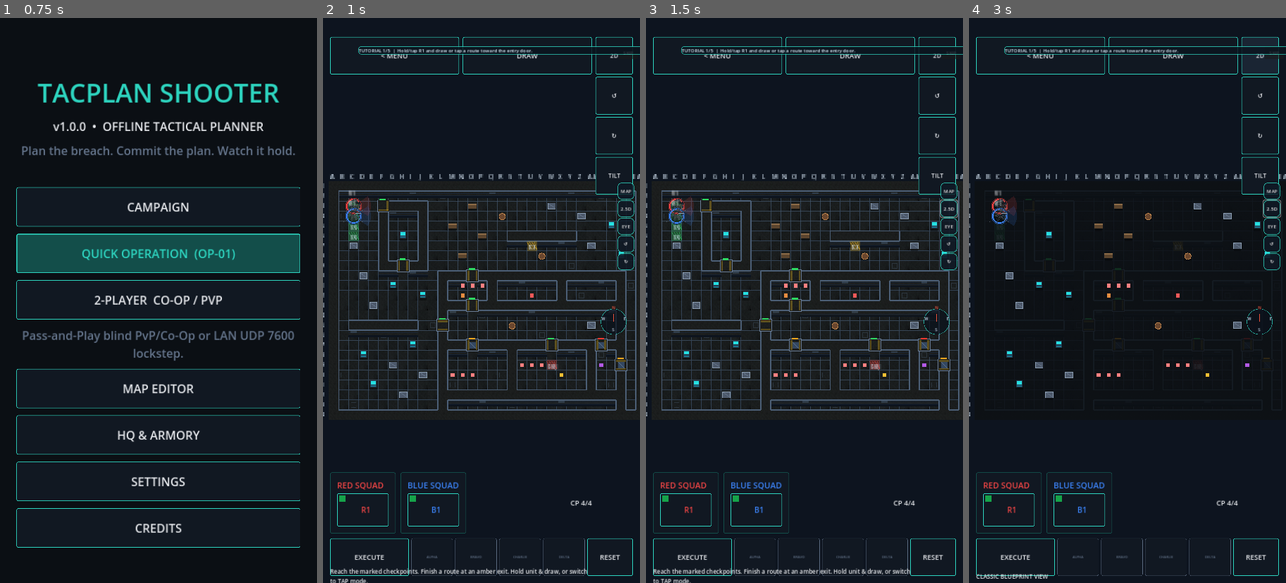
Above: before the commit, frames 1-4 (left to right).
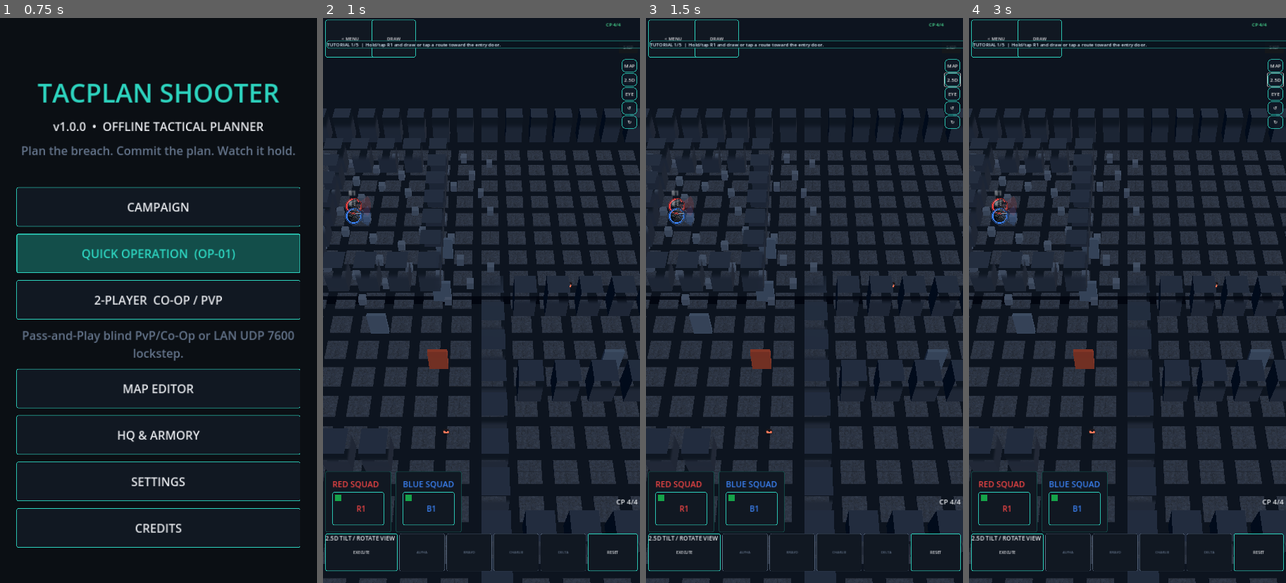
Above: after the commit, the same moments.

Repository: GhostMan612/TacPlanShooter
Game: Godot game, scene res://scenes/splash.tscn
Same seed, same stepped clock (60 frames per second), same inputs: the game is played once before the commit and once after it.
Inputs (mouse positions are in pixels of both pictures, inside the frame that each line leads up to):
- Up to frame 1 (0.75 s): tap Enter at 0.5 s; move the mouse to (228, 272) at 0.52 s; hold Right (ui_right) from 0.53 s (still down); click (228, 272) at 0.67 s
- Up to frame 2 (1 s): keep holding Right (ui_right)
- Up to frame 3 (1.5 s): release Right (ui_right) at 1.25 s; click "2.5D" at 1.25 s
- Up to frame 4 (3 s): click (1260, 57) at 2 s, where only the run before the commit has a clickable "2D"; click "2.5D" at 2.75 s

Frame 1 is identical in both runs. In frame 2, 42% of the frame differs, in the area x 0-100%, y 0-100%; in frame 3, 42%; in frame 4, 41%.

Commit message:
fix(ui): boot into 3D on device, remove duplicate right-edge buttons, compact top/bottom bars, no gridlines, clean tutorial placement (7 screenshot bugs)

Diff:
--- a/scripts/planning/map_renderer.gd
+++ b/scripts/planning/map_renderer.gd
@@ -132,8 +132,6 @@
 	for y in range(h):
 		for x in range(w):
 			_draw_plate(Vector2i(x, y), s)
-	if show_overlay and _is_planning_phase():
-		_draw_grid(w, h, s)
 	for y in range(h):
 		for x in range(w):
 			var c := Vector2i(x, y)
@@ -159,20 +157,9 @@
 		var src := Rect2(float((h & 1) * 16), 16.0, 16.0, 16.0)
 		var tint := Color(0.94, 0.96, 1.0, 1.0) if (h & 2) == 0 else Color(0.86, 0.90, 0.95, 1.0)
 		draw_texture_rect_region(hd_atlas, r, src, hd_modulate * tint)
-	draw_line(r.position, Vector2(r.end.x, r.position.y), BEVEL_HI, 1.0)
-	draw_line(r.position, Vector2(r.position.x, r.end.y), BEVEL_HI, 1.0)
-	draw_line(Vector2(r.position.x, r.end.y), r.end, BEVEL_LO, 1.0)
-	draw_line(Vector2(r.end.x, r.position.y), r.end, BEVEL_LO, 1.0)
 	var h := (c.x * 73856093) ^ (c.y * 19349663)
 	if (h & 15) == 0:
 		draw_rect(r.grow(-4.0), Color(0.30, 0.38, 0.46, 0.35), false, 1.0)
-
-
-func _draw_grid(w: int, h: int, s: float) -> void:
-	for x in range(w + 1):
-		draw_line(Vector2(x * s, 0), Vector2(x * s, h * s), grid_color, 1.0)
-	for y in range(h + 1):
-		draw_line(Vector2(0, y * s), Vector2(w * s, y * s), grid_color, 1.0)
 
 
 func _draw_wall(c: Vector2i, s: float) -> void:
--- a/scripts/planning/planning_root.gd
+++ b/scripts/planning/planning_root.gd
@@ -64,6 +64,7 @@
 var _result_view: AarScreen = null
 var _pending_go_codes: Array[StringName] = []
 var _status_label: Label = null
+var _cpu_label: Label = null
 var map_source := ""
 var _hud: HBoxContainer = null
 var _menu_button: Button = null
@@ -174,6 +175,8 @@
 	for i in range(spawn_cells.size()):
 		squads.add_member(_assigned_squad_for(i), i)
 	_setup_hud()
+	if view3d != null and not view3d.is_active() and DisplayServer.get_name() != "headless":
+		_toggle_view3d()
 	_apply_turn_controllability()
 	_set_phase_controls(false)
 	print("[TacPlan] planning map=%s size=%dx%d floors=%d" % [map_source, map.width_cells, map.height_cells, map.floor_count])
@@ -364,14 +367,14 @@
 
 func _configure_tokens(pal: Dictionary) -> void:
 	var sprite_paths: Array[String] = ["res://assets/sprites/op_pointman.png", "res://assets/sprites/op_breacher.png", "res://assets/sprites/op_heavy.png", "res://assets/sprites/op_tech.png"]
+	var ink: Color = pal.get("ink", Color.WHITE) as Color
 	for token in controller.tokens:
 		var squad := squad_hud.squad_of(token.op_id)
-		token.configure(PlanBoard.squad_color(squad), squad_hud.callsign(token.op_id), pal["ink"])
+		token.configure(PlanBoard.squad_color(squad), squad_hud.callsign(token.op_id), ink)
 		var sp: String = sprite_paths[posmod(token.op_id, sprite_paths.size())]
-		if ResourceLoader.exists(sp):
-			var tex := ResourceLoader.load(sp, "Texture2D") as Texture2D
-			if tex != null:
-				token.set_sprite(tex)
+		var tex := ResourceLoader.load(sp, "Texture2D") as Texture2D
+		if tex != null:
+			token.set_sprite(tex)
 
 
 func _setup_hud() -> void:
@@ -398,22 +401,11 @@
 	_floor_button.add_theme_font_size_override("font_size", 24)
 	_floor_button.visible = map.floor_count > 1
 	_hud_canvas.add_child(_floor_button)
-	_view_bar = VBoxContainer.new()
-	_view_bar.name = "ViewControls"
-	_view_bar.mouse_filter = Control.MOUSE_FILTER_IGNORE
-	_view_bar.add_theme_constant_override("separation", 8)
-	_hud_canvas.add_child(_view_bar)
-	_view_button = UiKit.button("2D", _toggle_view3d, settings)
-	_yaw_ccw_button = UiKit.button("↺", _on_yaw_ccw, settings)
-	_yaw_cw_button = UiKit.button("↻", _on_yaw_cw, settings)
-	_pitch_button = UiKit.button("TILT", _on_pitch_cycle, settings)
-	for b in [_view_button, _yaw_ccw_button, _yaw_cw_button, _pitch_button]:
-		b.add_theme_font_size_override("font_size", 20)
-		_view_bar.add_child(b)
+	_view_bar = null
 	_hud = HBoxContainer.new()
 	_hud.name = "ActionBar"
 	_hud.mouse_filter = Control.MOUSE_FILTER_IGNORE
-	_hud.add_theme_constant_override("separation", 8)
+	_hud.add_theme_constant_override("separation", 6)
 	_hud_canvas.add_child(_hud)
 	_execute_button = UiKit.button("EXECUTE", _on_execute_pressed, settings)
 	_alpha_button = UiKit.button("ALPHA", _on_alpha_pressed, settings)
@@ -421,11 +413,12 @@
 	_charlie_button = UiKit.button("CHARLIE", _on_charlie_pressed, settings)
 	_delta_button = UiKit.button("DELTA", _on_delta_pressed, settings)
 	_reset_button = UiKit.button("RESET", _on_reset_pressed, settings)
-	_execute_button.size_flags_stretch_ratio = 1.9
+	_execute_button.size_flags_stretch_ratio = 1.6
 	_reset_button.size_flags_stretch_ratio = 1.1
 	for b in [_execute_button, _alpha_button, _bravo_button, _charlie_button, _delta_button, _reset_button]:
-		b.add_theme_font_size_override("font_size", 24)
-		b.clip_text = true
+		b.add_theme_font_size_override("font_size", 13 if b == _execute_button or b == _reset_button else 11)
+		b.clip_text = false
+		b.size_flags_horizontal = Control.SIZE_EXPAND_FILL
 		_hud.add_child(b)
 	_status_label = Label.new()
 	_status_label.name = "Status"
@@ -443,8 +436,9 @@
 	_hud_canvas.add_child(squad_hud)
 	squad_hud.apply_palette(_tm.palette())
 	squad_hud.refresh(world)
-	for c in [_menu_button, _mode_button, _floor_button, _hud, squad_hud, _status_label, _node_menu, _view_bar]:
-		(c as Control).theme = _tm.applied_theme
+	for c in [_menu_button, _mode_button, _floor_button, _hud, squad_hud, _status_label, _node_menu]:
+		if c != null:
+			(c as Control).theme = _tm.applied_theme
 	_configure_tokens(_tm.palette())
 	_place_hud()
 
@@ -453,37 +447,45 @@
 	if _hud == null:
 		return
 	var vp: Vector2 = get_viewport_rect().size
-	var bar_h := float(ThemeManager.touch_min(_tm != null and _tm.accessible_scaling))
-	var margin := 24.0
-	_hud.position = Vector2(margin, vp.y - bar_h - margin)
-	_hud.size = Vector2(vp.x - margin * 2.0, bar_h)
-	var right_col: float = bar_h + 12.0 if _view_bar != null else 0.0
-	var row_w := vp.x - margin * 2.0 - right_col
-	if _view_bar != null:
-		_view_bar.position = Vector2(vp.x - margin - bar_h, 64.0)
-		_view_bar.size = Vector2(bar_h, bar_h * 4.0 + 24.0)
-	var multi := _floor_button != null and _floor_button.visible
-	var btn_w := (row_w - (24.0 if multi else 12.0)) / (3.0 if multi else 2.0)
-	var cur_x := margin
+	var margin := 8.0
+	var top_h := 56.0
+	var dock_h := 176.0
+	var row_w := vp.x - margin * 2.0
+	_hud.position = Vector2(margin, vp.y - dock_h + 8.0)
+	_hud.size = Vector2(row_w, 64.0)
+	_hud.add_theme_constant_override("separation", 6)
+	for b in [_execute_button, _alpha_button, _bravo_button, _charlie_button, _delta_button, _reset_button]:
+		if b != null:
+			b.size_flags_horizontal = Control.SIZE_EXPAND_FILL
+			b.clip_text = false
 	if _menu_button != null:
-		_menu_button.position = Vector2(cur_x, 64.0)
-		_menu_button.size = Vector2(btn_w, bar_h)
-		cur_x += btn_w + 12.0
+		_menu_button.position = Vector2(margin, 6.0)
+		_menu_button.size = Vector2(150.0, top_h)
 	if _mode_button != null:
-		_mode_button.position = Vector2(cur_x, 64.0)
-		_mode_button.size = Vector2(btn_w, bar_h)
-		cur_x += btn_w + 12.0
-	if multi:
-		_floor_button.position = Vector2(cur_x, 64.0)
-		_floor_button.size = Vector2(btn_w, bar_h)
-	var status_y := 64.0 + bar_h + 8.0
+		_mode_button.position = Vector2(margin + 158.0, 6.0)
+		_mode_button.size = Vector2(150.0, top_h)
+	if _floor_button != null and _floor_button.visible:
+		_floor_button.position = Vector2(margin + 316.0, 6.0)
+		_floor_button.size = Vector2(130.0, top_h)
+	for b in [_menu_button, _mode_button, _floor_button]:
+		if b != null:
+			b.add_theme_font_size_override("font_size", 15)
+	if _cpu_label == null:
+		_cpu_label = Label.new()
+		_cpu_label.name = "TopBarCP"
+		_cpu_label.add_theme_color_override("font_color", Color(0.3, 0.9, 0.6))
+		_cpu_label.add_theme_font_size_override("font_size", 16)
+		_hud_canvas.add_child(_cpu_label)
+	_cpu_label.text = "CP %d/%d" % [world.tapin_points if world != null else 0, SimConstants.TAPIN_COMMAND_POINTS_MAX]
+	_cpu_label.position = Vector2(vp.x - 116.0, 10.0)
 	if _status_label != null:
-		_status_label.position = Vector2(margin, status_y)
-		_status_label.size = Vector2(row_w, 54.0)
+		_status_label.position = Vector2(margin, 70.0)
+		_status_label.size = Vector2(row_w, 32.0)
+		_status_label.visible = tutorial == null or not tutorial.active
 	if squad_hud != null:
-		squad_hud.place(Rect2(Vector2(margin, vp.y - bar_h - margin * 2.0 - SquadHud.HEIGHT_PX), Vector2(row_w, SquadHud.HEIGHT_PX)))
+		squad_hud.place(Rect2(Vector2(margin, vp.y - dock_h - SquadHud.HEIGHT_PX - 4.0), Vector2(row_w, SquadHud.HEIGHT_PX)))
 	if _node_menu != null:
-		_node_menu.position = Vector2(margin, status_y + 58.0)
+		_node_menu.position = Vector2(margin, 108.0)
 		_node_menu.size = Vector2(row_w, 0.0)
 
 
--- a/scripts/ui/tutorial_overlay.gd
+++ b/scripts/ui/tutorial_overlay.gd
@@ -63,7 +63,7 @@
 	sb.set_border_width_all(2)
 	_panel.add_theme_stylebox_override("panel", sb)
 	_panel.set_anchors_and_offsets_preset(Control.PRESET_TOP_WIDE)
-	_panel.position = Vector2(120.0, 96.0)
+	_panel.position = Vector2(12.0, 76.0)
 	_label = Label.new()
 	_label.name = "TutorialText"
 	_label.autowrap_mode = TextServer.AUTOWRAP_WORD_SMART
@@ -75,7 +75,7 @@
 	skip.custom_minimum_size = Vector2(64.0, 44.0)
 	skip.pressed.connect(skip_tutorial)
 	skip.set_anchors_and_offsets_preset(Control.PRESET_TOP_RIGHT)
-	skip.position = Vector2(-72.0, 96.0)
+	skip.position = Vector2(-72.0, 76.0)
 	add_child(skip)
 	add_child(_panel)
 
--- a/scripts/view3d/tactical_camera_3d.gd
+++ b/scripts/view3d/tactical_camera_3d.gd
@@ -157,7 +157,7 @@
 	add_child(_hud)
 	var box := VBoxContainer.new()
 	box.set_anchors_and_offsets_preset(Control.PRESET_TOP_RIGHT)
-	box.position = Vector2(-76.0, 560.0)
+	box.position = Vector2(-62.0, 140.0)
 	_hud.add_child(box)
 	_add_pill(box, "MAP", "MAP", int(Tier.MAP))
 	_add_pill(box, "2.5D", "2.5D", int(Tier.TACTICAL))
@@ -169,8 +169,8 @@
 	var rose := CompassRose.new()
 	rose.name = "CompassRose"
 	rose.set_anchors_and_offsets_preset(Control.PRESET_TOP_RIGHT)
-	rose.position = Vector2(-142.0, 980.0)
-	rose.size = Vector2(104.0, 104.0)
+	rose.position = Vector2(16.0, 84.0)
+	rose.size = Vector2(44.0, 44.0)
 	_hud.add_child(rose)
 
 
@@ -178,7 +178,7 @@
 	var b := Button.new()
 	b.name = "Pill_" + key
 	b.text = label
-	b.custom_minimum_size = Vector2(56.0, 56.0)
+	b.custom_minimum_size = Vector2(52.0, 44.0)
 	var sb := StyleBoxFlat.new()
 	sb.bg_color = Color(0.06, 0.10, 0.15, 0.82)
 	sb.set_corner_radius_all(12)
--- a/tests/scene_smoke.gd
+++ b/tests/scene_smoke.gd
@@ -254,12 +254,12 @@
 func _inspect_view3d(pr: PlanningRoot) -> void:
 	_check(pr.view3d != null, "2.5D view layer mounted")
 	_check(WorldView3D.cell_to_world(Vector2i(2, 3), 1) == Vector3(3.0, 3.2, 4.5), "grid projection matches 5-ft scale")
-	_check(pr._view_bar != null and pr._view_bar.get_child_count() == 4, "view controls expose view/yaw/pitch buttons")
+	_check(pr.view3d.camera != null and pr.view3d.camera._hud != null, "view controls provided by camera pill strip")
 	var before_hash: String = pr.world.state_hash()
 	var before_tick: int = pr.world.tick
 	pr._toggle_view3d()
 	_check(pr.view3d.is_active() and not pr.renderer.visible, "2.5D toggle hides classic map layer")
-	_check(pr._view_button.text == "2.5D", "view button reflects 2.5D mode")
+	_check(pr.view3d.camera.tier == 1, "tactical 2.5D camera preset available")
 	pr._on_yaw_cw()
 	_check(is_equal_approx(pr.view3d.camera.target_yaw, 90.0), "yaw snap lands on 90 degrees")
 	pr._on_yaw_ccw()
